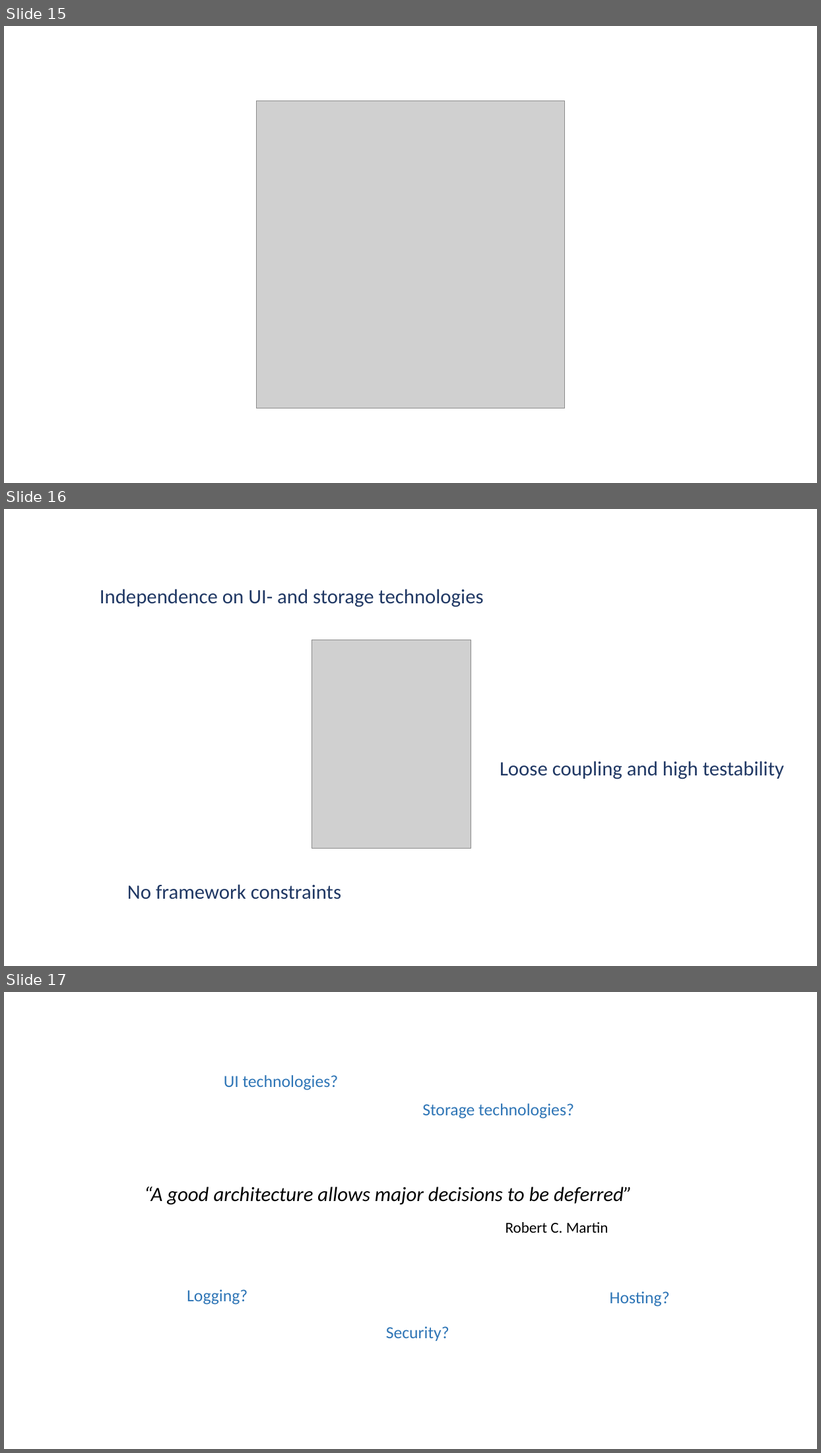
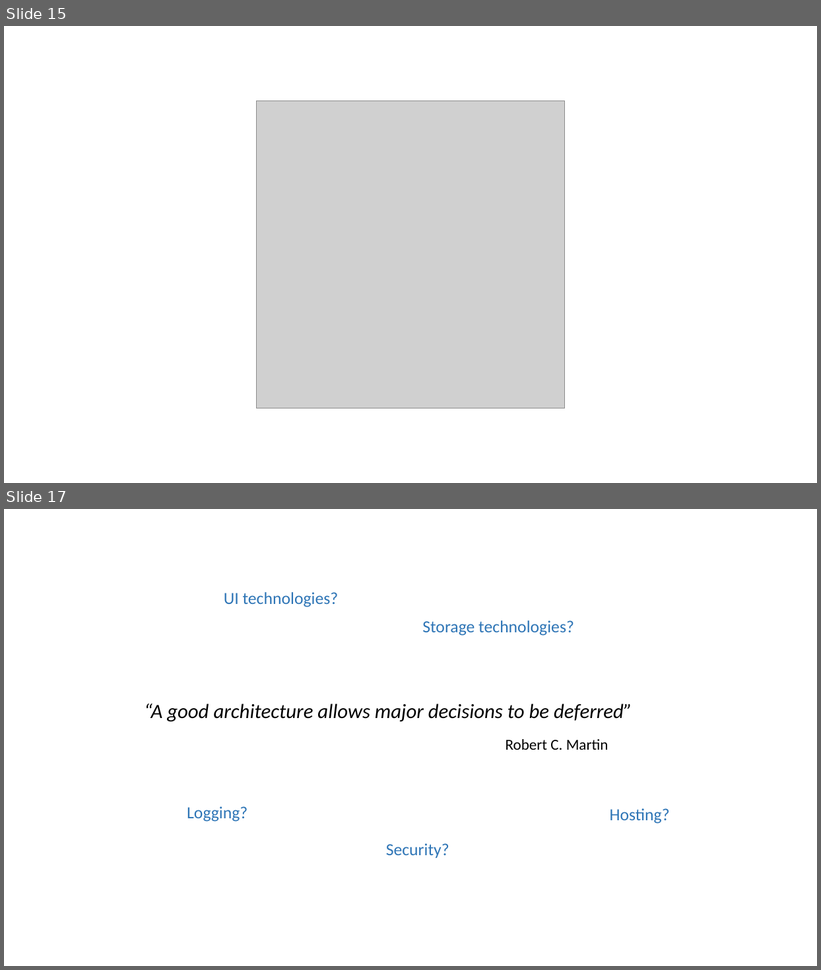
Before and after one commit to DHI/DomainServicesCourse, a slide deck: Presentations/DS-course-1-introduction.pptx. Shown one above the other, each under a label of ours: slides 15, 16 and 17 before the commit, slides 15 and 17 after it; the slides between them are not shown. The pictures are 821x1453 and 821x970 pixels, drawn with LibreOffice and Linux fonts; fonts in the diff are those of the drawing; grey boxes stand for pictures. Boxes give left, top, right and bottom in pixels: in the first picture for what was removed or moved away, otherwise in the second. Text is boxed around its words. In the diff, an @@ line names an element or a change of style, - is before the commit and + after.

```diff
--- a/Presentations/DS-course-1-introduction.pptx
+++ b/Presentations/DS-course-1-introduction.pptx
@@ slide 16 removed at bbox=[4, 509, 817, 966], background #FFFFFF @@
@@ text removed at bbox=[100, 589, 484, 607] @@
-Independence on UI- and storage technologies
@@ picture removed at bbox=[312, 640, 471, 848] @@
@@ text removed at bbox=[500, 761, 784, 780] @@
-Loose coupling and high testability
@@ text removed at bbox=[127, 885, 341, 900] @@
-No framework constraints
```
Also in this commit, not shown: 5 slides changed, 5 slides added, 3 other slides removed.
